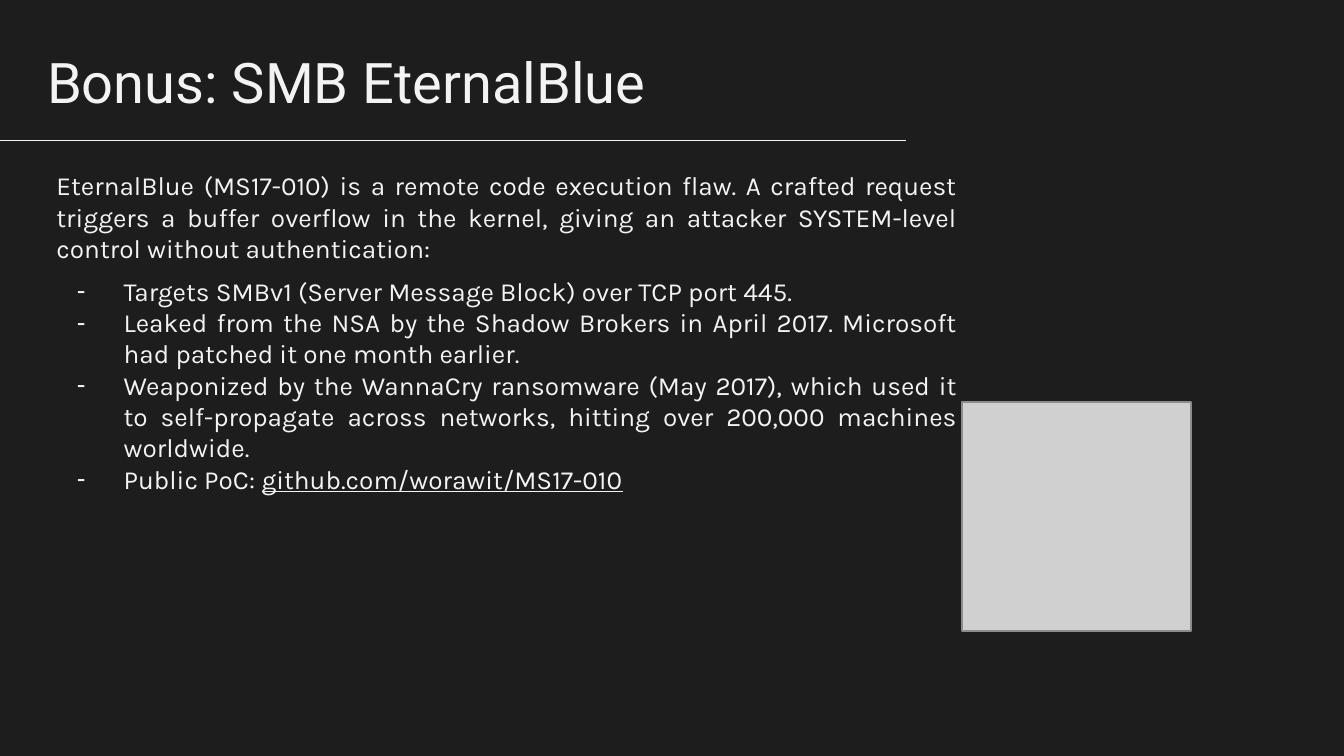
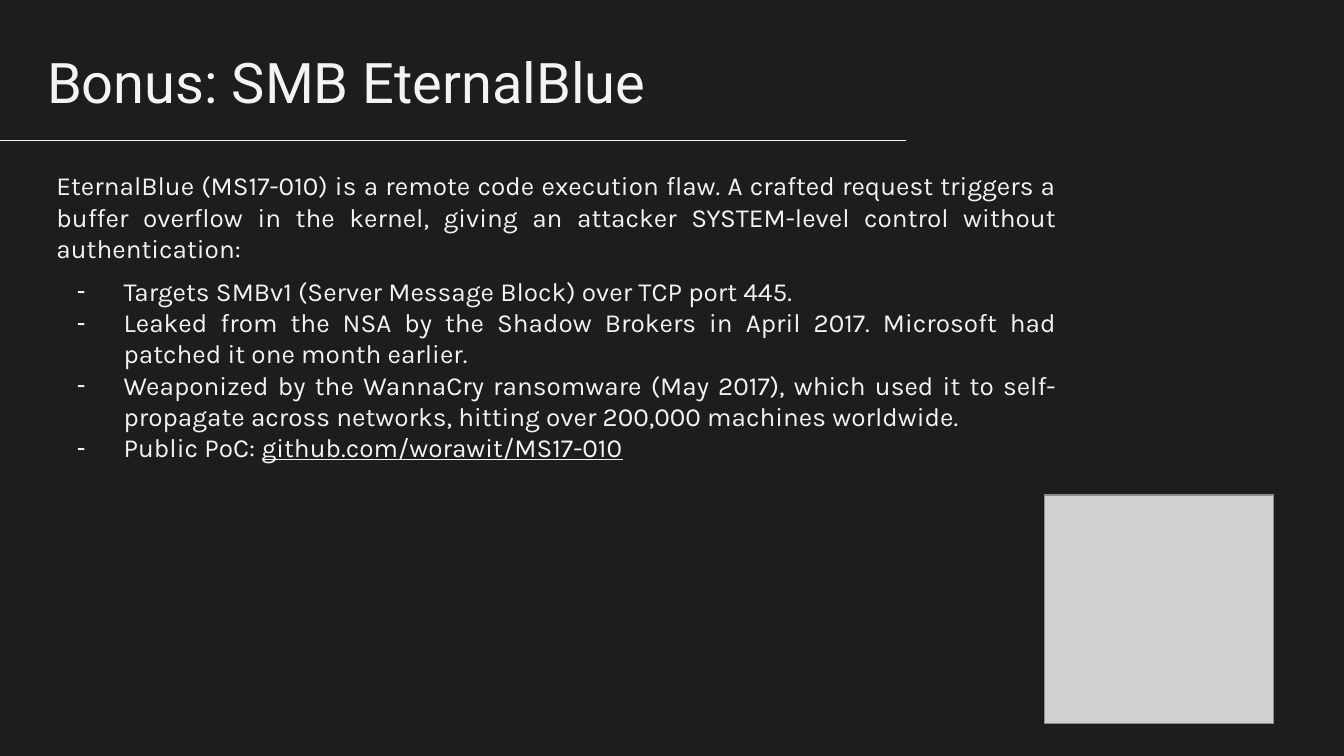
Before and after one commit to nico989/ProtocolsSecurityAssessmentUnitn, a slide deck: slide 31 of ProtocolsSecurityAssessmentUnitn.pptx (slide 29 before the commit). Drawn at 1344x756 pixels with LibreOffice and Linux fonts; fonts in the diff are those of the drawing; grey boxes stand for pictures. Boxes give left, top, right and bottom in pixels: in the first picture for what was removed or moved away, otherwise in the second. Text is boxed around its words. In the diff, an @@ line names an element or a change of style, - is before the commit and + after.

```diff
--- a/ProtocolsSecurityAssessmentUnitn.pptx
+++ b/ProtocolsSecurityAssessmentUnitn.pptx
@@ text "EternalBlue (MS17-010) is a remote ..." rewrapped from box(56, 176, 957, 495) to box(56, 176, 1056, 464) @@
@@ picture: place and size @@
-picture at box(962, 402, 1191, 630)
+picture at box(1044, 495, 1273, 723)
```
Also in this commit, not shown: 3 other slides changed, 2 slides added.
